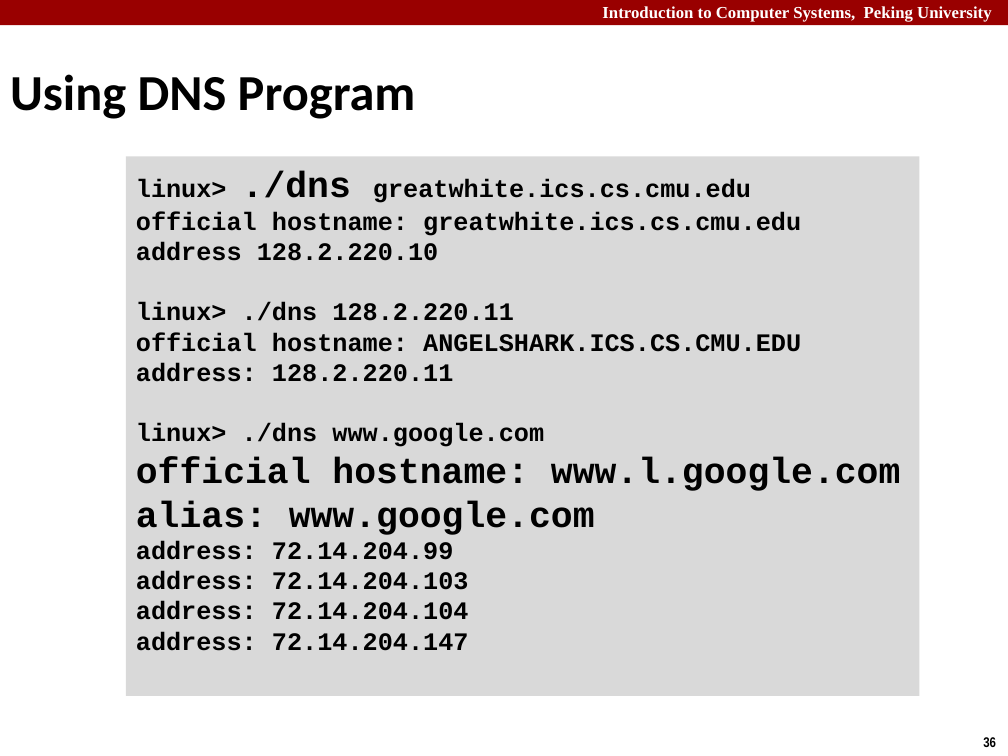
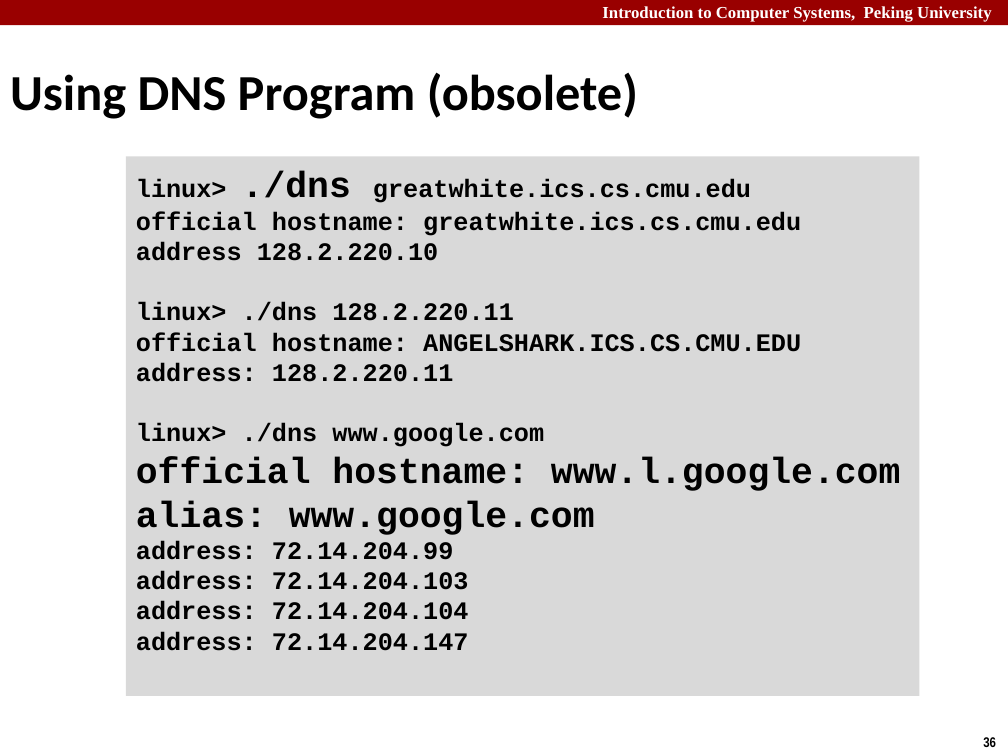
Before and after one commit to caodg/ics, a slide deck: slide 36 of slides/B08-NET1-internet.pptx. Drawn at 1008x756 pixels with LibreOffice and Linux fonts; fonts in the diff are those of the drawing. Boxes give left, top, right and bottom in pixels: in the first picture for what was removed or moved away, otherwise in the second. Text is boxed around its words. In the diff, an @@ line names an element or a change of style, - is before the commit and + after.

```diff
--- a/slides/B08-NET1-internet.pptx
+++ b/slides/B08-NET1-internet.pptx
@@ title at <box>10,72,638,119</box>: text changed @@
-Using DNS Program
+Using DNS Program (obsolete)
```
Also in this commit, not shown: 11 other slides changed, 1 other file.
